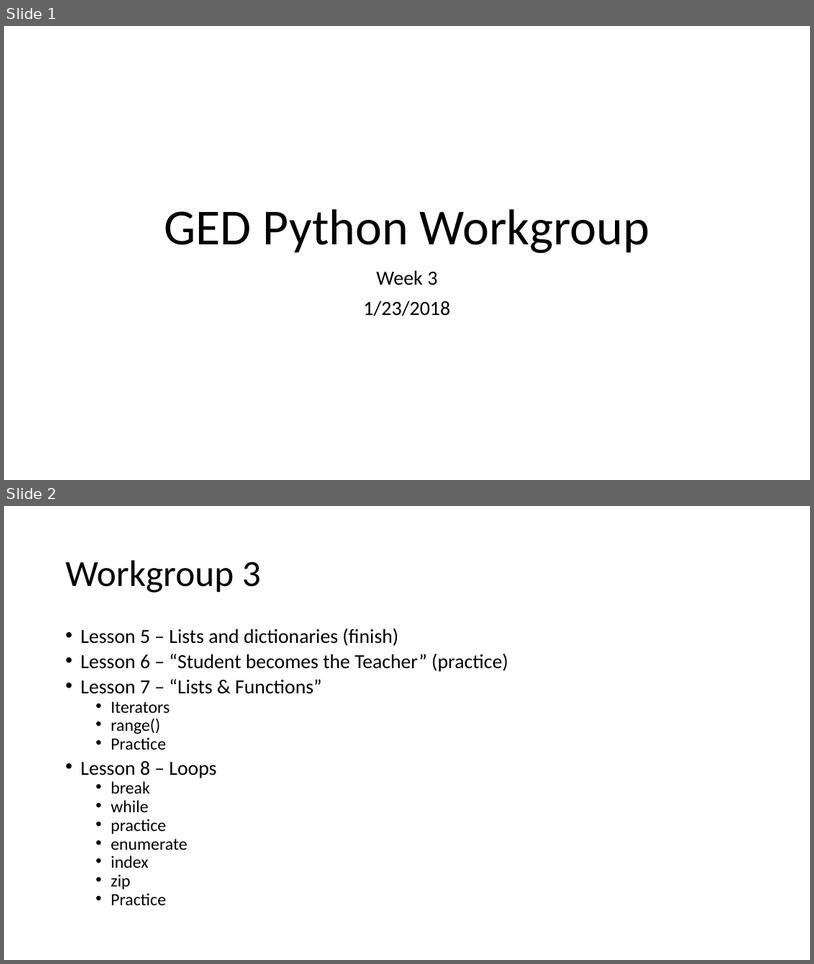
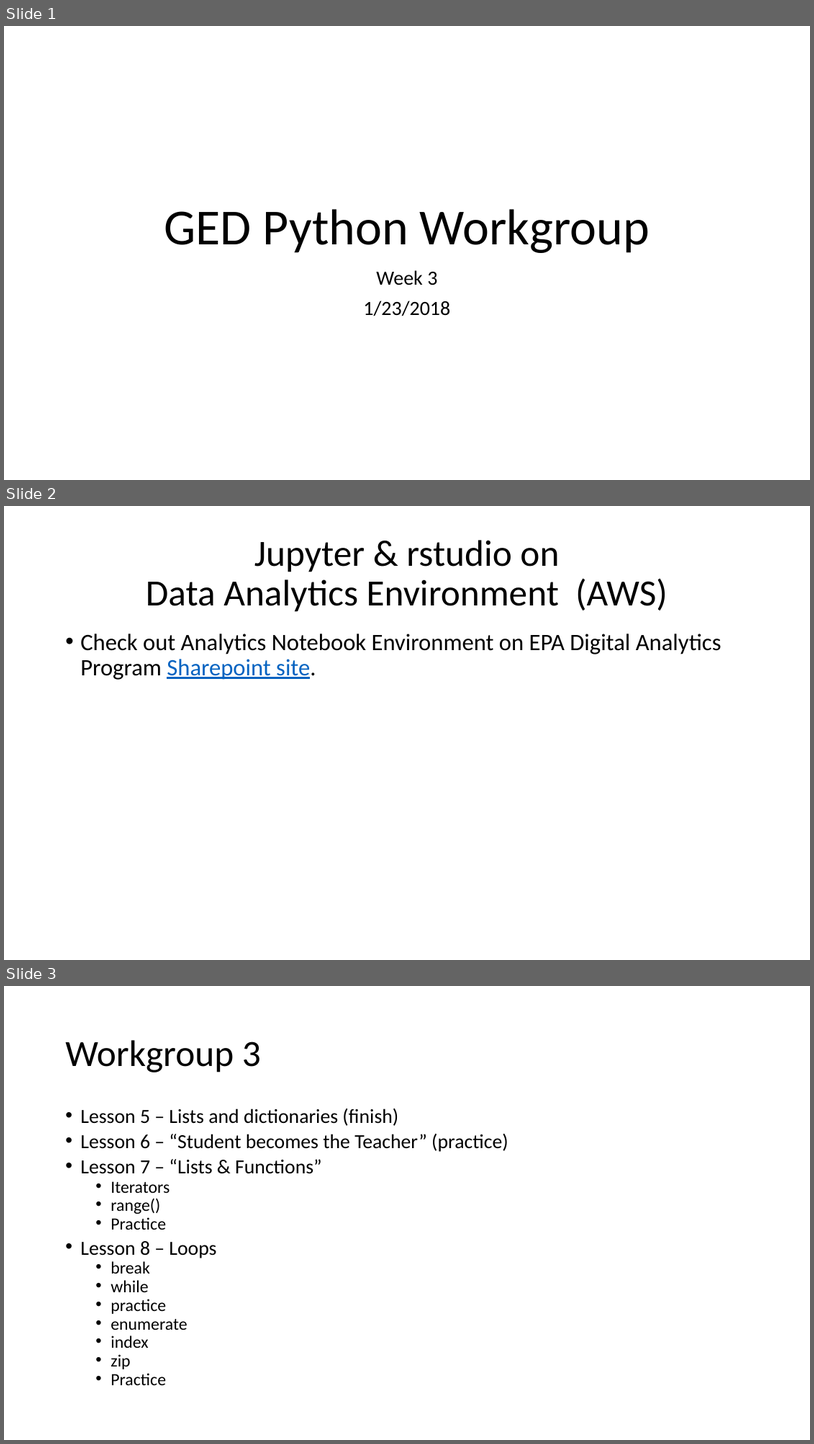
Before and after one commit to jbousquin/py_workgroup, a slide deck: slides/GED_Python_Workgroup_2018_01_23.pptx. Shown one above the other, each under a label of ours: slides 1 and 2 before the commit, slides 1, 2 and 3 after it. The pictures are 814x964 and 814x1444 pixels, drawn with LibreOffice and Linux fonts; fonts in the diff are those of the drawing. Boxes give left, top, right and bottom in pixels: in the first picture for what was removed or moved away, otherwise in the second. Text is boxed around its words. In the diff, an @@ line names an element or a change of style, - is before the commit and + after.

```diff
--- a/slides/GED_Python_Workgroup_2018_01_23.pptx
+++ b/slides/GED_Python_Workgroup_2018_01_23.pptx
@@ slide 2 added at <box>4,506,810,960</box>, background #FFFFFF @@
@@ title added at <box>146,540,668,612</box>, 44 pt, text #000000 @@
+Jupyter & rstudio on
+Data Analytics Environment (AWS)
@@ text added at <box>80,633,722,680</box>, 28 pt, text #000000 @@
+• Check out Analytics Notebook Environment on EPA Digital Analytics Program Sharepoint site.
@@ what was slide 2 is now slide 3 @@
```
Also in this commit, not shown: 3 other files.
